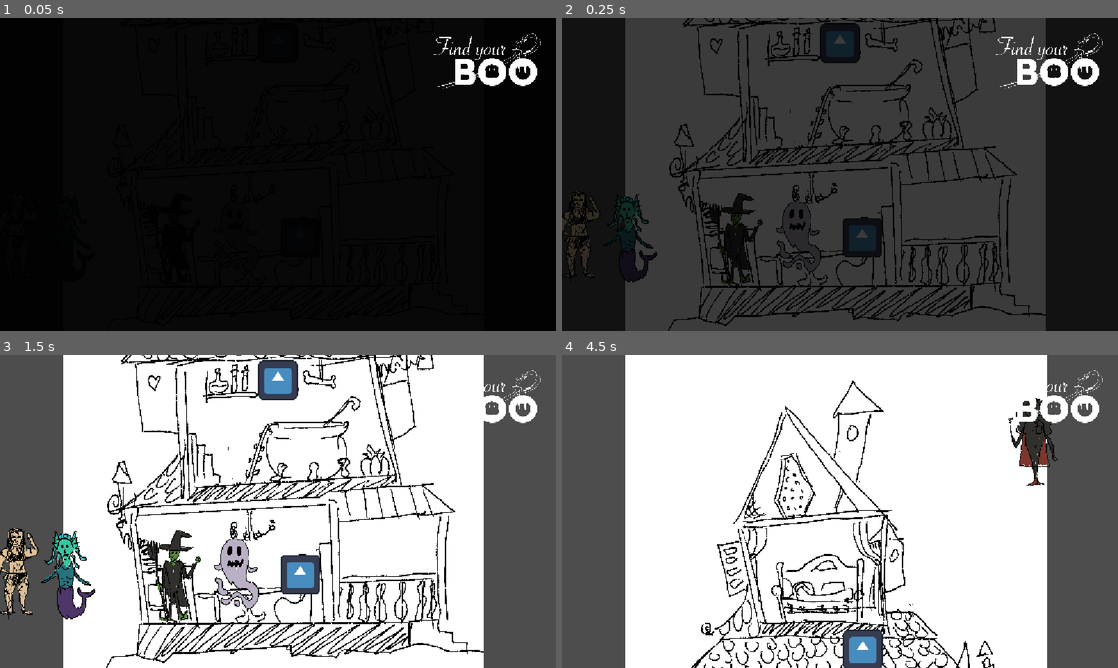
Above: before the commit, frames 1-4 (two rows, left to right).
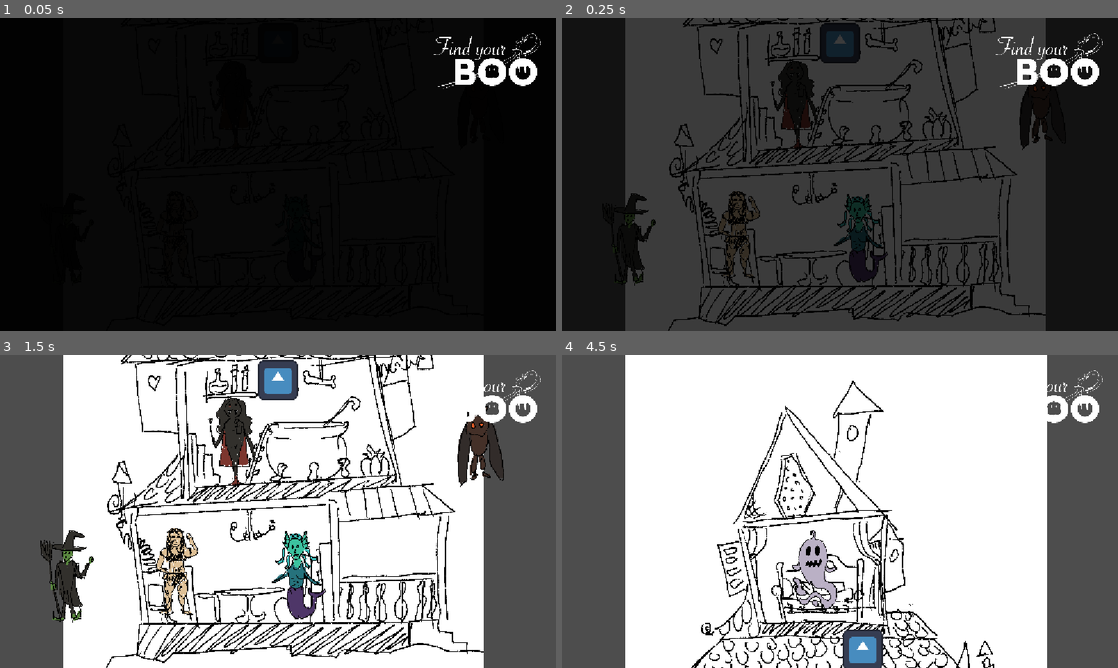
Above: after the commit, the same moments.

Repository: jakobbbb/find-your-boo
Game: Godot game, scene res://test.tscn
The game is run twice, just before and just after one commit, with the same random seed, the same clock (stepped at 60 frames per second) and the same inputs. The engine's default icon, where the game draws it, is replaced by a stand-in: a white triangle on a blue panel in a dark square.
Inputs (mouse positions are in pixels of both pictures, inside the frame that each line leads up to):
- Up to frame 1 (0.05 s): no input
- Up to frame 2 (0.25 s): no input
- Up to frame 3 (1.5 s): tap Enter (ui_accept) at 0.5, 0.77, 1.25 s; move the mouse to (72, 580) at 0.52 s; tap Space at 0.6, 1.35 s; click (72, 580) at 0.67 s; move the mouse to (166, 583) at 1.27 s; hold S from 1.28 s (still down); click (166, 583) at 1.42 s
- Up to frame 4 (4.5 s): tap Enter (ui_accept) at 1.52, 2, 2.75, 3.02, 3.5, 3.77, 4.25 s; move the mouse to (578, 574) at 2.02 s; release S at 2.03 s; tap Space every 0.75 s from 2.1 to 4.35 s; click (578, 574) at 2.17 s; move the mouse to (795, 574) at 2.77 s; click (795, 574) at 2.92 s; move the mouse to (862, 574) at 3.52 s; hold S from 3.53 s (still down); click (862, 574) at 3.67 s; move the mouse to (840, 380) at 4.27 s; click (840, 380) at 4.42 s

The runs differ from the first frame. In frame 2, 5.6% of the frame differs, in the area x 0-87%, y 13-86%; in frame 3, 8.9%, in the area x 0-91%, y 13-86%; in frame 4, 2.1%.
Error after the commit: Trying to return a value of type "Nil" from a function whose return type is "int". (res://scripts/npc.gd:19)

Commit message:
Trigger day-specific dialogue

Diff:
--- a/scripts/gamemanager.gd
+++ b/scripts/gamemanager.gd
@@ -2,6 +2,7 @@
 
 signal set_night()
 signal set_day()
+
 
 func _ready() -> void:
 	randomize_spawns()
@@ -12,8 +13,6 @@
 
 static func _yarn_command_set_day():
 	GameManager.set_day.emit()
-
-
 
 func randomize_spawns():
 	var spawns = []
--- a/scripts/npc.gd
+++ b/scripts/npc.gd
@@ -10,5 +10,10 @@
 
 func _on_area_2d_input_event(viewport: Node, event: InputEvent, shape_idx: int) -> void:
 	if event.is_pressed():
-		var node = get_meta("DialogueNode")
+		var node_base = get_meta("DialogueNode")
+		var node = node_base + str(get_day())
+		print("Starting node", node)
 		dia.start_dialogue(node)
+
+func get_day() -> int:
+	return dia.variable_storage.get_value("$day")
--- a/test.tscn
+++ b/test.tscn
@@ -24,13 +24,13 @@
 
 [node name="HousePlaceholder" type="Sprite2D" parent="." unique_id=1023348736]
 z_index = -1
-position = Vector2(441.2249, -764.91675)
+position = Vector2(441.22495, -1345.9167)
 scale = Vector2(0.4548333, 0.4548333)
 texture = ExtResource("2_5tkv4")
 
 [node name="NPC_Dr_Acula" parent="." unique_id=438049094 instance=ExtResource("1_37kl0")]
-position = Vector2(-389.00003, -157.91675)
-metadata/DialogueNode = "Start"
+position = Vector2(-389, -738.91675)
+metadata/DialogueNode = "drac"
 
 [node name="Sprite2D" parent="NPC_Dr_Acula" index="0" unique_id=177765413]
 position = Vector2(709.225, -437)
@@ -45,8 +45,8 @@
 scale = Vector2(0.78, 2.135)
 
 [node name="NPC_Fishman" parent="." unique_id=1147166367 instance=ExtResource("1_37kl0")]
-position = Vector2(379.22498, -1173.9167)
-metadata/DialogueNode = "Start"
+position = Vector2(379.225, -1754.9167)
+metadata/DialogueNode = "fish"
 
 [node name="Sprite2D" parent="NPC_Fishman" index="0" unique_id=177765413]
 scale = Vector2(0.3416058, 0.34160584)
@@ -57,8 +57,8 @@
 scale = Vector2(1, 2)
 
 [node name="NPC_Twinkch" parent="." unique_id=1839290886 instance=ExtResource("1_37kl0")]
-position = Vector2(328.22498, -157.91675)
-metadata/DialogueNode = "Start"
+position = Vector2(328.225, -738.91675)
+metadata/DialogueNode = "witch"
 
 [node name="Sprite2D" parent="NPC_Twinkch" index="0" unique_id=177765413]
 scale = Vector2(0.3416058, 0.34160584)
@@ -69,8 +69,8 @@
 scale = Vector2(1, 2)
 
 [node name="NPC_StrongLesb" parent="." unique_id=54922268 instance=ExtResource("1_37kl0")]
-position = Vector2(127.54498, -157.91675)
-metadata/DialogueNode = "Start"
+position = Vector2(127.54501, -738.91675)
+metadata/DialogueNode = "mum"
 
 [node name="Sprite2D" parent="NPC_StrongLesb" index="0" unique_id=177765413]
 scale = Vector2(0.3416058, 0.34160584)
@@ -81,8 +81,8 @@
 scale = Vector2(1, 2)
 
 [node name="NPC_Ghost" parent="." unique_id=1582067632 instance=ExtResource("1_37kl0")]
-position = Vector2(528.225, -157.91675)
-metadata/DialogueNode = "Start"
+position = Vector2(528.225, -738.91675)
+metadata/DialogueNode = "ghost"
 
 [node name="Sprite2D" parent="NPC_Ghost" index="0" unique_id=177765413]
 scale = Vector2(0.3416058, 0.34160584)
@@ -93,8 +93,8 @@
 scale = Vector2(1, 2)
 
 [node name="NPC_Mothy" parent="." unique_id=318285534 instance=ExtResource("1_37kl0")]
-position = Vector2(-217.77502, -157.91675)
-metadata/DialogueNode = "Start"
+position = Vector2(-217.775, -738.91675)
+metadata/DialogueNode = "moth"
 
 [node name="Sprite2D" parent="NPC_Mothy" index="0" unique_id=177765413]
 position = Vector2(781, -427)
@@ -108,15 +108,11 @@
 position = Vector2(780.775, -427.08325)
 scale = Vector2(1, 2)
 
-[node name="NPC2" parent="." unique_id=27218590 instance=ExtResource("1_37kl0")]
-position = Vector2(799, 351)
-metadata/DialogueNode = "test"
-
 [node name="YarnDialogueRunner" parent="." unique_id=132473946 instance=ExtResource("3_6uqi0")]
 unique_name_in_owner = true
 
 [node name="Camera2D" type="Camera2D" parent="." unique_id=715502669]
-position = Vector2(456, -362)
+position = Vector2(456.00003, -943)
 zoom = Vector2(0.64, 0.64)
 script = ExtResource("4_ppyta")
 
@@ -124,7 +120,7 @@
 position = Vector2(72, -569)
 
 [node name="Camera2D2" type="Camera2D" parent="." unique_id=2021939344]
-position = Vector2(454, -1378)
+position = Vector2(454.00003, -1959)
 zoom = Vector2(0.64, 0.64)
 script = ExtResource("4_ppyta")
 
--- a/yarn/boo.ysls.json
+++ b/yarn/boo.ysls.json
@@ -26,6 +26,42 @@
         }
       ],
       "yarnName": "wait"
+    },
+    {
+      "async": false,
+      "definitionName": "_yarn_command_set_night",
+      "fileName": "gamemanager.gd",
+      "language": "gdscript",
+      "location": {
+        "end": {
+          "character": 29,
+          "line": 11
+        },
+        "start": {
+          "character": 0,
+          "line": 10
+        }
+      },
+      "parameters": [],
+      "yarnName": "set_night"
+    },
+    {
+      "async": false,
+      "definitionName": "_yarn_command_set_day",
+      "fileName": "gamemanager.gd",
+      "language": "gdscript",
+      "location": {
+        "end": {
+          "character": 27,
+          "line": 14
+        },
+        "start": {
+          "character": 0,
+          "line": 13
+        }
+      },
+      "parameters": [],
+      "yarnName": "set_day"
     }
   ],
   "version": 2
Not shown, changed: yarn/start.yarn
